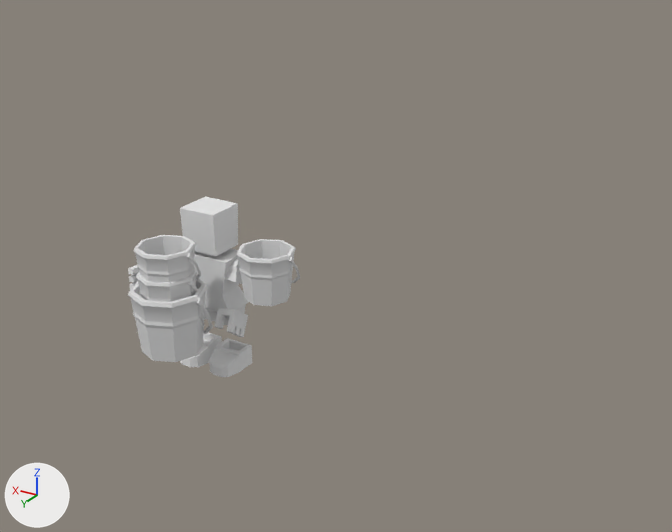
An edit to the Blender file scripts/fishing/fish/resources/Fish.blend, drawn before and after from the same camera.
The view is the same before and after, from a 50 mm camera at (-8.19, 9.05, 5.55) aimed at (-2.61, -0.26, 0.9). The lights are fixed; the arrows at lower left show +X, +Y and +Z.

Before the edit, the objects in view are built like this:
```python
ob_base_mesh_042 = bpy.data.objects.new('base_Mesh.042', me_base_mesh_042)
ob_base_mesh_042.location = (0.6, -0.2, 0.0)
ob_morrary_plane_005 = bpy.data.objects.new('Morrary_Plane.005', me_morrary_plane_005)
ob_morrary_plane_005.location = (0.0, 0.0, 0.0)
ob_muskie_plane_002 = bpy.data.objects.new('Muskie_Plane.002', me_muskie_plane_002)
ob_muskie_plane_002.location = (-1.0, 0.0, 0.0)
ob_muskie_plane_002.scale = (0.8, 0.7, 0.7)
ob_this_is_a_bucket = bpy.data.objects.new('this is a bucket', me_cylinder)
ob_this_is_a_bucket.location = (0.0, 0.0, 0.0)
ob_this_is_a_bucket_001 = bpy.data.objects.new('this is a bucket.001', me_cylinder_001)
ob_this_is_a_bucket_001.location = (-1.0, -1.0, 0.0)
ob_this_is_a_bucket_003 = bpy.data.objects.new('this is a bucket.003', me_cylinder_001)
ob_this_is_a_bucket_003.location = (0.0, 0.0, -0.2)
ob_this_is_a_bucket_004 = bpy.data.objects.new('this is a bucket.004', me_cylinder_001)
ob_this_is_a_bucket_004.location = (0.0, 0.0, 0.2)
ob_walleye_plane_001 = bpy.data.objects.new('Walleye_Plane.001', me_walleye_plane_001)
ob_walleye_plane_001.location = (-2.0, 0.0, 0.0)
ob_walleye_plane_001.scale = (0.8, 0.7, 0.7)
```
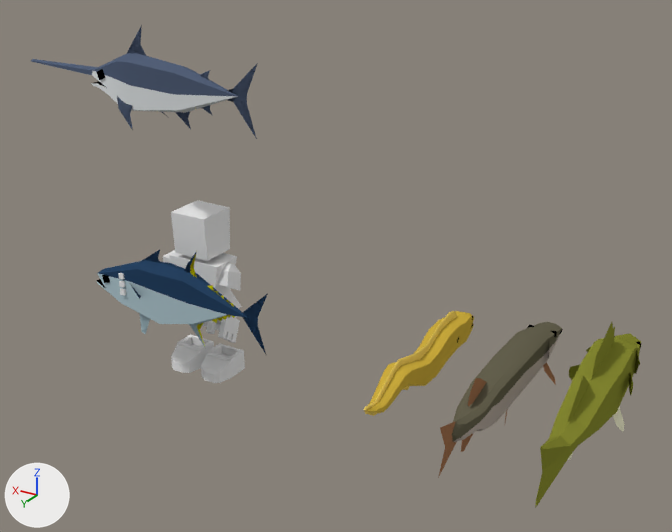
Commit message: Add tuna and swordfish

Changed parts and their boxes [x1, y1, x2, y2] in the pictures (672 x 532 px):
'base_Mesh.042', moved: before [128, 197, 252, 377]; after [118, 200, 245, 383]
'Walleye_Plane.001', shown (yellow): after [535, 322, 641, 508]
'swordfish', added: after [31, 25, 258, 139]
'tuna', added: after [97, 250, 268, 356]
'Muskie_Plane.002', shown: after [438, 322, 563, 478]
'this is a bucket', hidden: before [128, 279, 213, 362]
'Morrary_Plane.005', shown (yellow): after [364, 311, 474, 416]
'this is a bucket.001', hidden: before [236, 239, 300, 306]
'this is a bucket.004', hidden: before [133, 235, 202, 283]
'this is a bucket.003', hidden: before [136, 268, 199, 302]

The change, as a diff of the scene's bpy script:
```diff
--- a/scripts/fishing/fish/resources/Fish.blend.py
+++ b/scripts/fishing/fish/resources/Fish.blend.py
@@ ob_this_is_a_bucket_004 @@
 _m = ob_this_is_a_bucket_004.modifiers.new('EdgeSplit', 'EDGE_SPLIT')
+ob_this_is_a_bucket_004.hide_set(True)  # its collection is switched off
@@ ob_this_is_a_bucket_003 @@
 _m = ob_this_is_a_bucket_003.modifiers.new('EdgeSplit', 'EDGE_SPLIT')
+ob_this_is_a_bucket_003.hide_set(True)  # its collection is switched off
@@ ob_this_is_a_bucket_001 @@
 _m = ob_this_is_a_bucket_001.modifiers.new('EdgeSplit', 'EDGE_SPLIT')
+ob_this_is_a_bucket_001.hide_set(True)  # its collection is switched off
@@ ob_this_is_a_bucket @@
 _m = ob_this_is_a_bucket.modifiers.new('EdgeSplit', 'EDGE_SPLIT')
+ob_this_is_a_bucket.hide_set(True)  # its collection is switched off
@@ ob_base_mesh_042 @@
 ob_base_mesh_042 = bpy.data.objects.new('base_Mesh.042', me_base_mesh_042)
-ob_base_mesh_042.location = (0.6, -0.2, 0.0)
+ob_base_mesh_042.location = (0.6, 0.0, 0.0)
@@ ob_muskie_plane_002 @@
 ob_muskie_plane_002 = bpy.data.objects.new('Muskie_Plane.002', me_muskie_plane_002)
-ob_muskie_plane_002.location = (-1.0, 0.0, 0.0)
+ob_muskie_plane_002.location = (-5.0, 0.0, 0.0)
 ob_muskie_plane_002.scale = (0.8, 0.7, 0.7)
-ob_muskie_plane_002.hide_set(True)  # its collection is switched off
@@ ob_morrary_plane_005 @@
 ob_morrary_plane_005 = bpy.data.objects.new('Morrary_Plane.005', me_morrary_plane_005)
-ob_morrary_plane_005.location = (0.0, 0.0, 0.0)
+ob_morrary_plane_005.location = (-4.0, 0.0, 0.0)
 _m = ob_morrary_plane_005.modifiers.new('EdgeSplit', 'EDGE_SPLIT')
 _m.split_angle = 0.763
-ob_morrary_plane_005.hide_set(True)  # its collection is switched off
@@ ob_walleye_plane_001 @@
 ob_walleye_plane_001 = bpy.data.objects.new('Walleye_Plane.001', me_walleye_plane_001)
-ob_walleye_plane_001.location = (-2.0, 0.0, 0.0)
+ob_walleye_plane_001.location = (-6.0, 0.0, 0.0)
 ob_walleye_plane_001.scale = (0.8, 0.7, 0.7)
-ob_walleye_plane_001.hide_set(True)  # its collection is switched off
@@ ob_tuna @@
+ob_tuna = bpy.data.objects.new('tuna', me_little_tunny_plane_010_1)  # 199 vertices, 120 faces; spans x -1.73..1.3, y -0.45..0.45, z -0.72..0.76; in mat_tunny_primary (dark blue #274261), mat_tunny_secondary (light grey #adc4cc), mat_black (black #000000), mat_tunayellow (yellow #e7e000)
+ob_tuna.location = (0.0, 0.0, 0.0)
@@ ob_swordfish @@
+ob_swordfish = bpy.data.objects.new('swordfish', me_little_tunny_plane_000)  # 138 vertices, 108 faces; spans x -1.69..2.18, y -0.36..0.36, z -0.58..0.72; in mat_swordfishprimary (dark blue #536078), mat_swordfishsecondary (light grey #dde1e3), mat_black (black #000000)
+ob_swordfish.location = (0.0, 0.0, 3.0)
```
